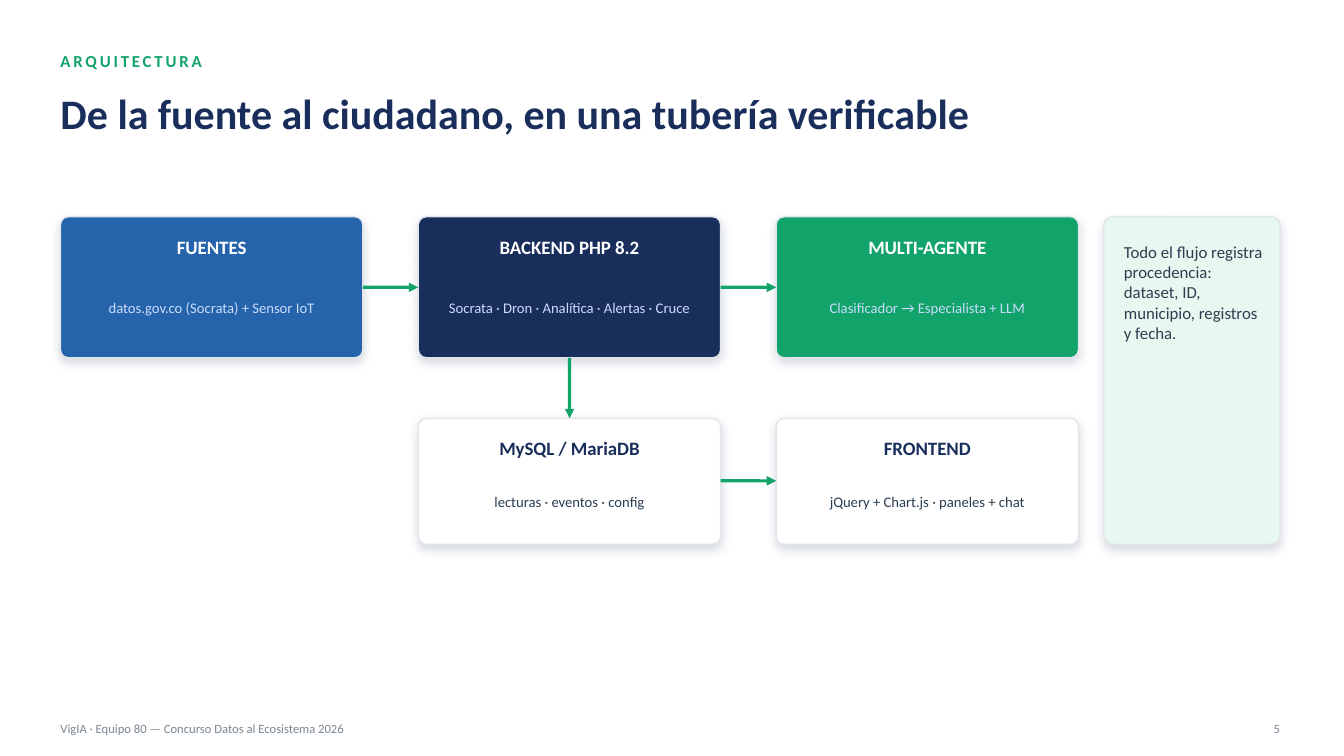
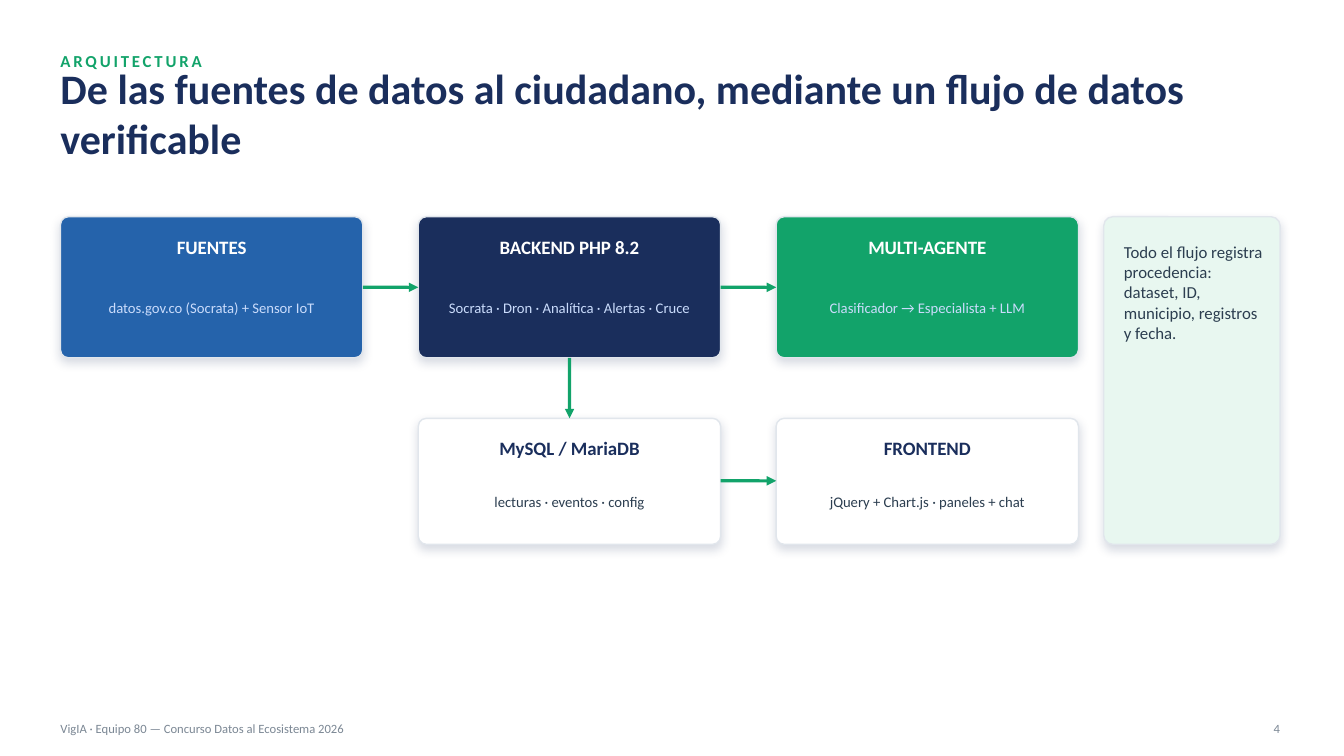
Before and after one commit to iandresnovaf/vigia, a slide deck: slide 6 of docs/presentacion/VigIA-Equipo80.pptx. Drawn at 1344x756 pixels with LibreOffice and Linux fonts; fonts in the diff are those of the drawing. Boxes give left, top, right and bottom in pixels: in the first picture for what was removed or moved away, otherwise in the second. Text is boxed around its words. In the diff, an @@ line names an element or a change of style, - is before the commit and + after.

Commit message:
docs(pptx): resuelve comentarios de revisión + nueva slide 'cómo leemos los datos'
Incorpora los 8 comentarios de Mariana Martínez en el deck:
- El reto: redacción ajustada + 'desactualizados o tardíos'
- Fuentes de datos: aclara que el piloto solo usa MQ-2 (aire), sin sensor de
  sonido físico; simplifica descripción del clima IDEAM
- Arquitectura: subtítulo reformulado
- IA multi-agente: confirma inclusión de alertas (✓ destacado)
- Rigor técnico: vincula umbrales de alerta con estándares OMS explícitos
- Gobernanza de IA: reemplaza jerga técnica ('código') por lenguaje llano
- Regulación: agrega Decreto 768 de 2025 (videovigilancia en Propiedad
  Horizontal), relevante para hurto a residencias
- Anexo A4: aclara que 'agente' es un módulo de software, no una persona/empresa
- Anexo A5: confirma el flujo push/pull tal como lo entendió el equipo

Nueva diapositiva 'Rigor y transparencia — ¿Cómo leemos los datos?' con un
ejemplo real de la demo (Risaralda-CVC, 500 registros, tendencia estable,
confianza media R²=0.23/MAPE=9.85%), explicando en lenguaje llano: quién genera
la interpretación (IA vs. reglas), cómo se calcula la tendencia y la confianza,
y la frecuencia de consulta a los datasets (en vivo, sin caché).

```diff
--- a/docs/presentacion/VigIA-Equipo80.pptx
+++ b/docs/presentacion/VigIA-Equipo80.pptx
@@ text at [60,74,1184,155]: text changed @@
-De la fuente al ciudadano, en una tubería verificable
+De las fuentes de datos al ciudadano, mediante un flujo de datos verificable
@@ text at [1274,725,1280,733]: text changed @@
-5
+4
```
Also in this commit, not shown: 14 other slides changed, 1 slide added.
